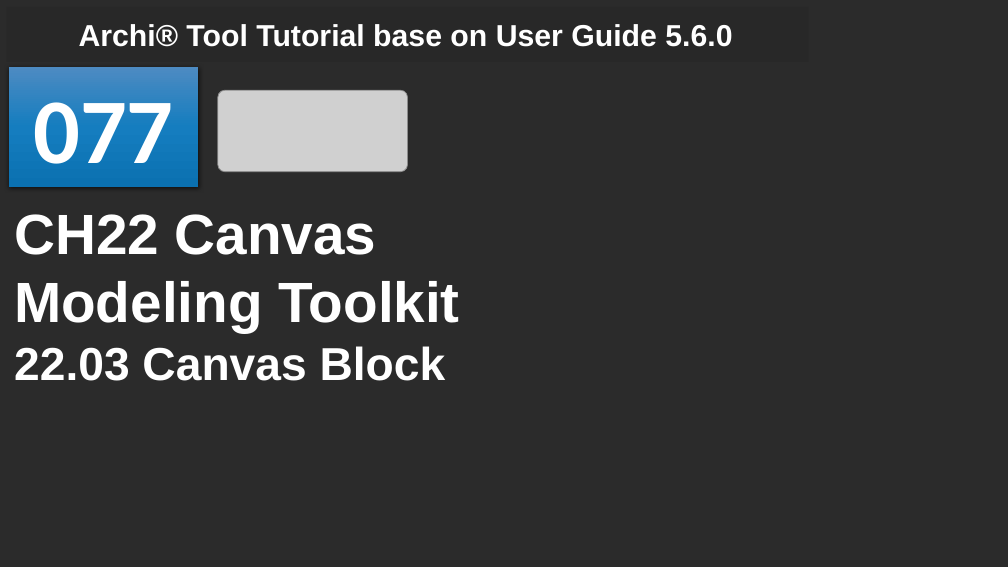
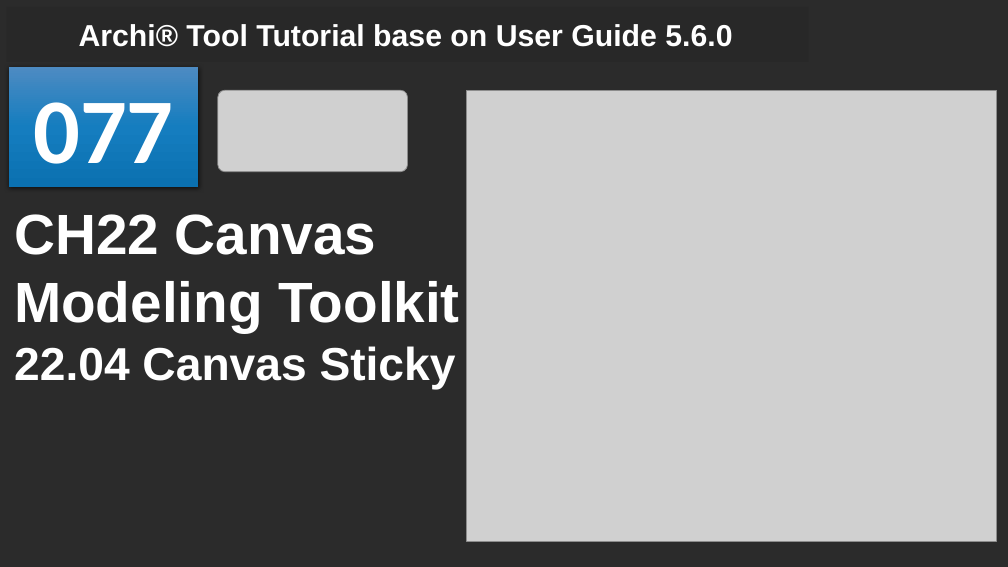
Before and after one commit to yasenstar/Archi_Tutorial, a slide deck: slide 77 of Archi_Tool_Tutorial_base_on_User_Guide.pptx. Drawn at 1008x567 pixels with LibreOffice and Linux fonts; fonts in the diff are those of the drawing; grey boxes stand for pictures; background and template pictures are left out; a plain dark background stands for a picture behind light text. Boxes give left, top, right and bottom in pixels: in the first picture for what was removed or moved away, otherwise in the second. Text is boxed around its words. In the diff, an @@ line names an element or a change of style, - is before the commit and + after.

```diff
--- a/Archi_Tool_Tutorial_base_on_User_Guide.pptx
+++ b/Archi_Tool_Tutorial_base_on_User_Guide.pptx
@@ picture added at bbox=[467, 90, 997, 541] @@
@@ text at bbox=[14, 346, 456, 390]: text changed @@
-22.03 Canvas Block
+22.04 Canvas Sticky
```
Also in this commit, not shown: 4 slides added, 3 other files.
